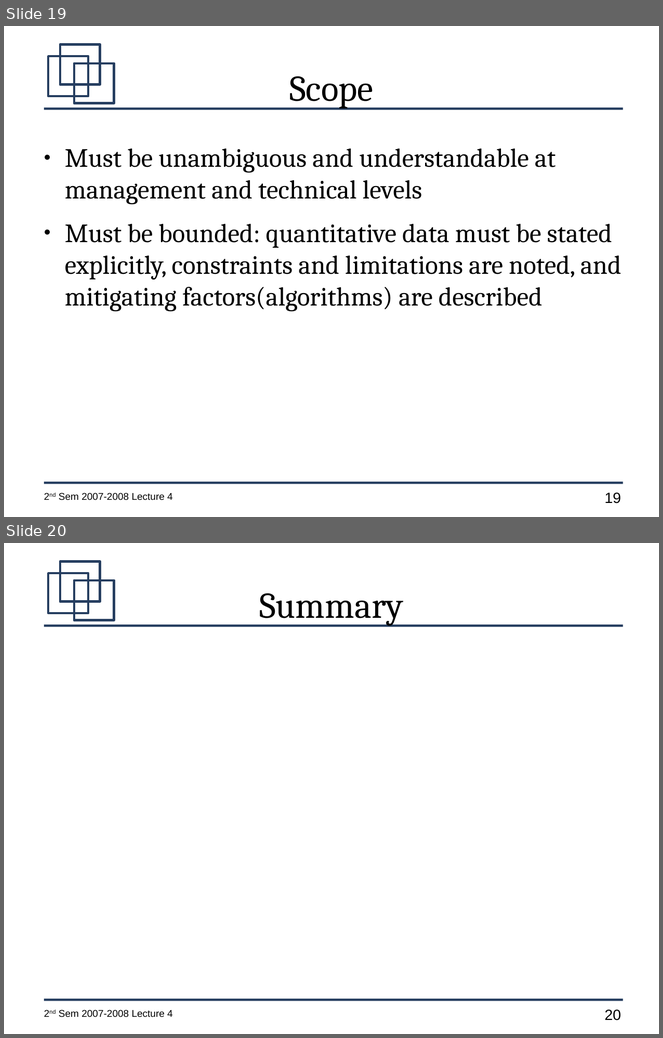
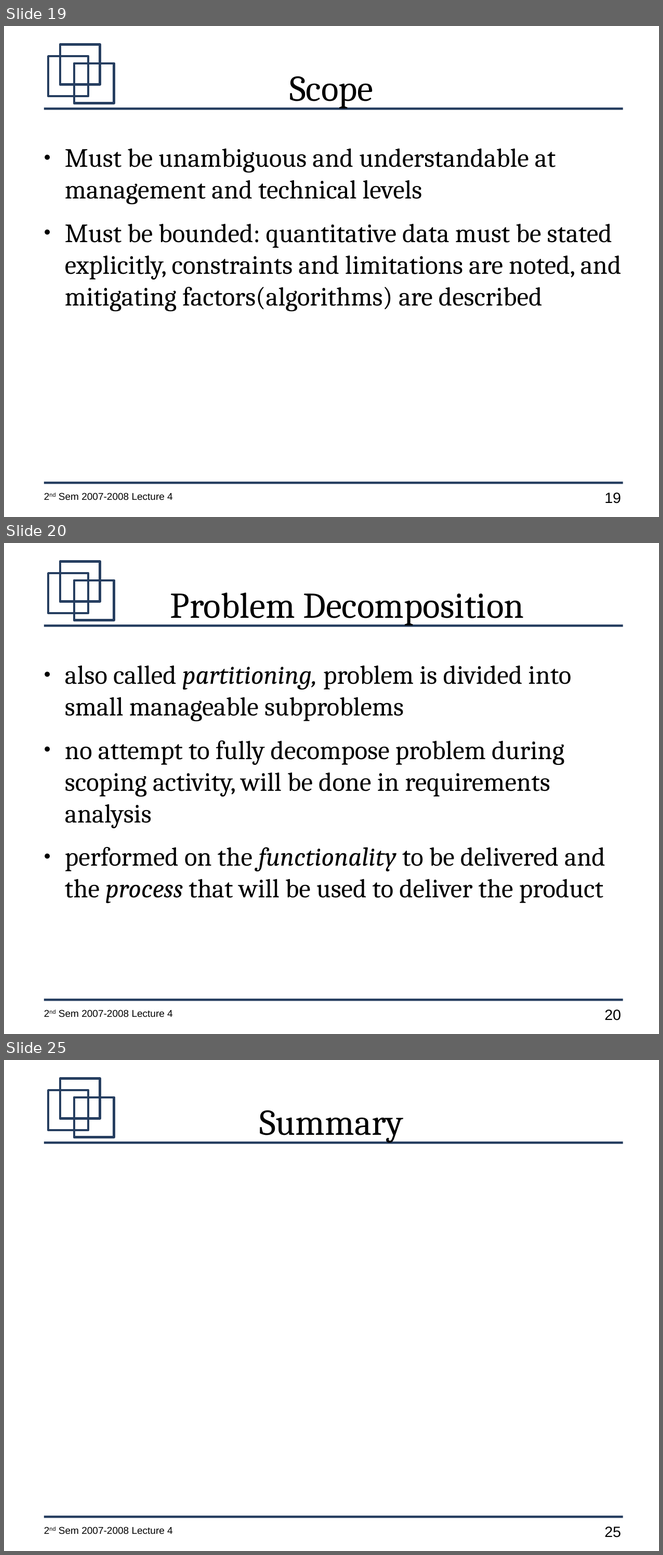
Before and after one commit to jachermocilla/jach-homepage, a slide deck: CMSC128-2nd-Sem-2007-L4.odp. Shown one above the other, each under a label of ours: slides 19 and 20 before the commit, slides 19, 20 and 25 after it; the slides between them are not shown. The pictures are 663x1038 and 663x1555 pixels, drawn with LibreOffice and Linux fonts; fonts in the diff are those of the drawing. Boxes give left, top, right and bottom in pixels: in the first picture for what was removed or moved away, otherwise in the second. Text is boxed around its words. In the diff, an @@ line names an element or a change of style, - is before the commit and + after.

```diff
--- a/CMSC128-2nd-Sem-2007-L4.odp
+++ b/CMSC128-2nd-Sem-2007-L4.odp
@@ slide 20 added at (4, 543, 659, 1034), background #FFFFFF; not listed: 7 template elements that a slide beside it also shows @@
@@ title added at (170, 592, 524, 626), 44 pt, text #000000 @@
+Problem Decomposition
@@ text added at (65, 665, 606, 903), 32 pt, text #000000 @@
+● also called partitioning, problem is divided into small manageable subproblems
+● no attempt to fully decompose problem during scoping activity, will be done in requirements analysis
+● performed on the functionality to be delivered and the process that will be used to deliver the product
@@ what was slide 20 is now slide 25 @@
@@ page number at (605, 1527, 621, 1538): text changed @@
-20
+25
```
Also in this commit, not shown: 4 other slides added.
